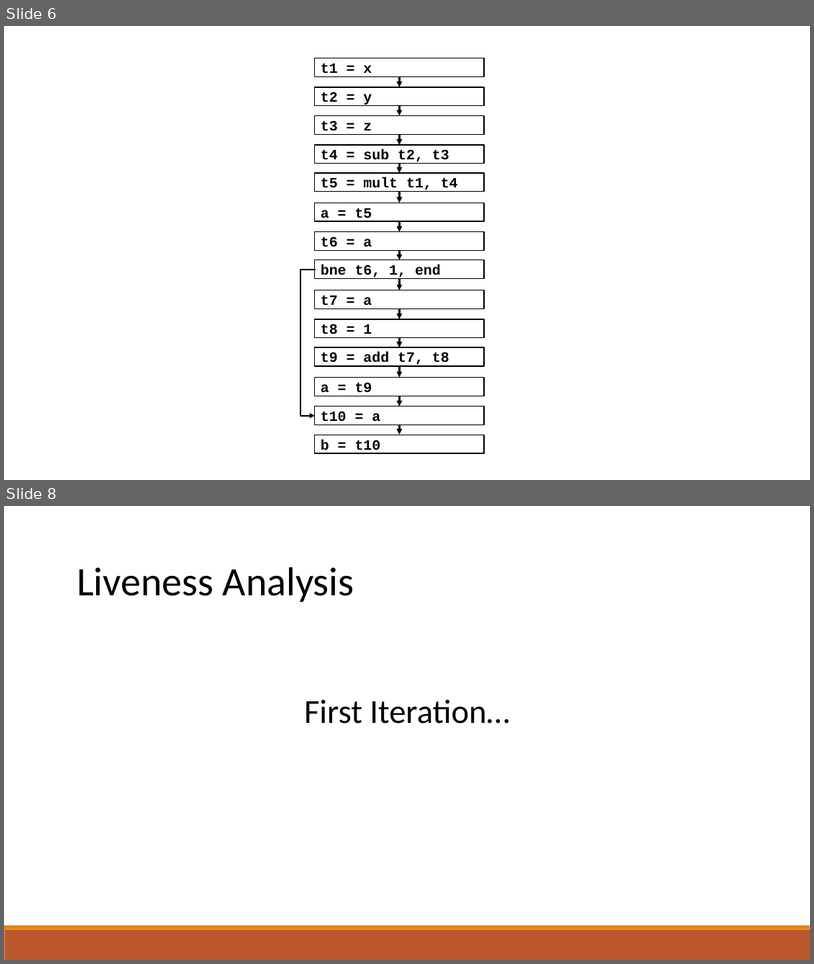
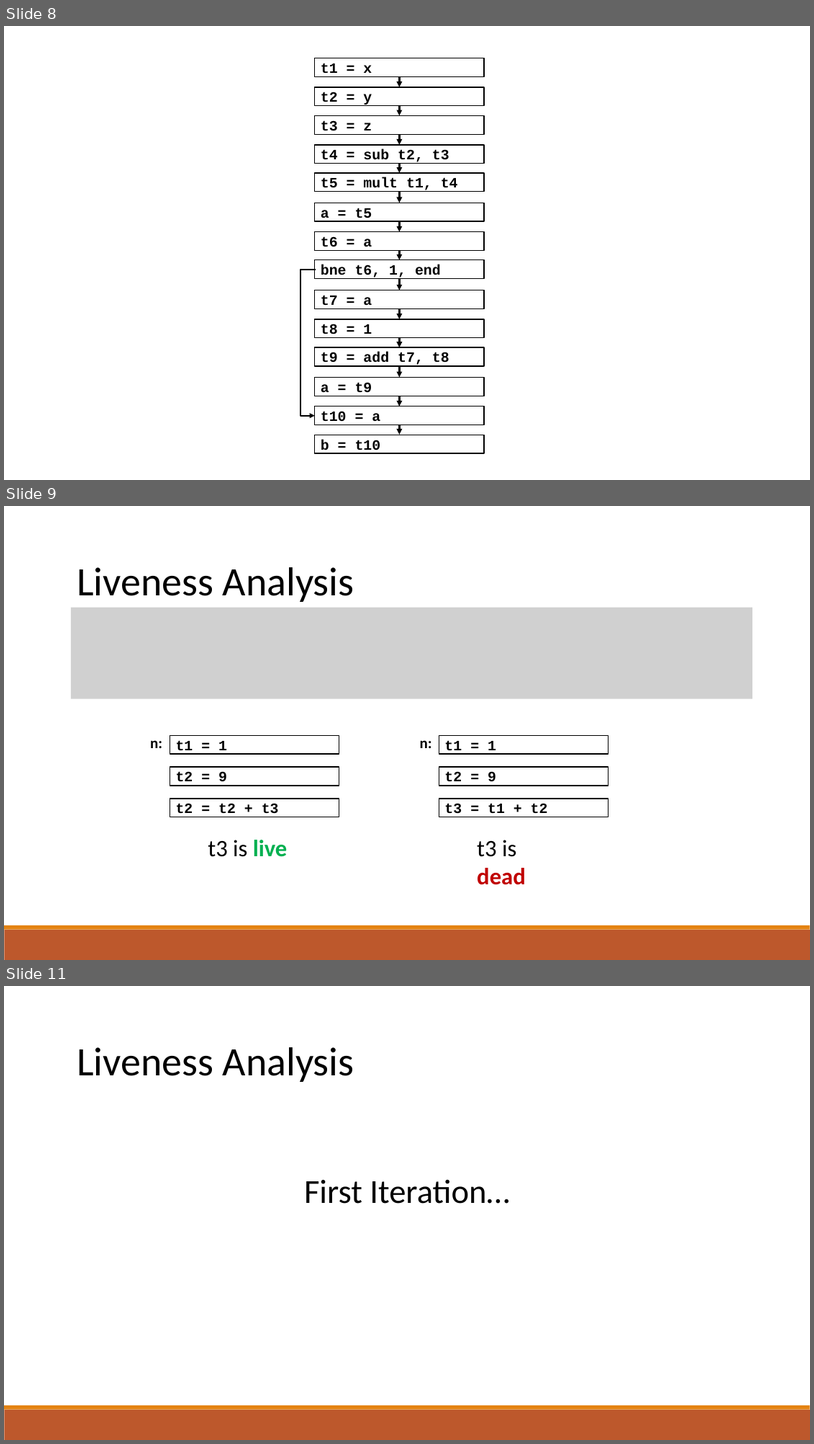
Before and after one commit to raghadzeidan/COMPILATION_TAU_FOR_STUDENTS, a slide deck: new_slides/register_allocation.pptx. Shown one above the other, each under a label of ours: slides 6 and 8 before the commit, slides 8, 9 and 11 after it; the slides between them are not shown. The pictures are 814x964 and 814x1444 pixels, drawn with LibreOffice and Linux fonts; fonts in the diff are those of the drawing; grey boxes stand for pictures. Boxes give left, top, right and bottom in pixels: in the first picture for what was removed or moved away, otherwise in the second. Text is boxed around its words. In the diff, an @@ line names an element or a change of style, - is before the commit and + after.

```diff
--- a/new_slides/register_allocation.pptx
+++ b/new_slides/register_allocation.pptx
@@ slide 9 added at bbox=[4, 506, 810, 960], background #FFFFFF; not listed: 2 template elements that a slide beside it also shows @@
@@ text added at bbox=[77, 567, 355, 602], 48 pt, text #000000 @@
+Liveness Analysis
@@ picture added at bbox=[71, 607, 753, 698] @@
@@ text added at bbox=[150, 740, 162, 748], 18 pt, text #000000, bold @@
+n:
@@ rectangle added at bbox=[170, 735, 339, 754], fill #FFFFFF, outline #000000 1.25 pt, 17 pt, text #000000, bold @@
+t1 = 1
@@ text added at bbox=[420, 740, 432, 748], 18 pt, text #000000, bold @@
+n:
@@ rectangle added at bbox=[439, 735, 608, 754], fill #FFFFFF, outline #000000 1.25 pt, 17 pt, text #000000, bold @@
+t1 = 1
@@ rectangle added at bbox=[170, 767, 339, 785], fill #FFFFFF, outline #000000 1.25 pt, 17 pt, text #000000, bold @@
+t2 = 9
@@ rectangle added at bbox=[439, 767, 608, 785], fill #FFFFFF, outline #000000 1.25 pt, 17 pt, text #000000, bold @@
+t2 = 9
@@ rectangle added at bbox=[170, 798, 339, 817], fill #FFFFFF, outline #000000 1.25 pt, 17 pt, text #000000, bold @@
+t2 = t2 + t3
@@ rectangle added at bbox=[439, 798, 608, 817], fill #FFFFFF, outline #000000 1.25 pt, 17 pt, text #000000, bold @@
+t3 = t1 + t2
@@ text added at bbox=[208, 839, 288, 857], 28 pt, text #000000 @@
+t3 is live
@@ text added at bbox=[477, 839, 526, 885], 28 pt, text #000000 @@
+t3 is dead
@@ what was slide 6 is now slide 8 @@
@@ what was slide 8 is now slide 11 @@
```
Also in this commit, not shown: 4 slides changed, 5 other slides added, 1 other file.
